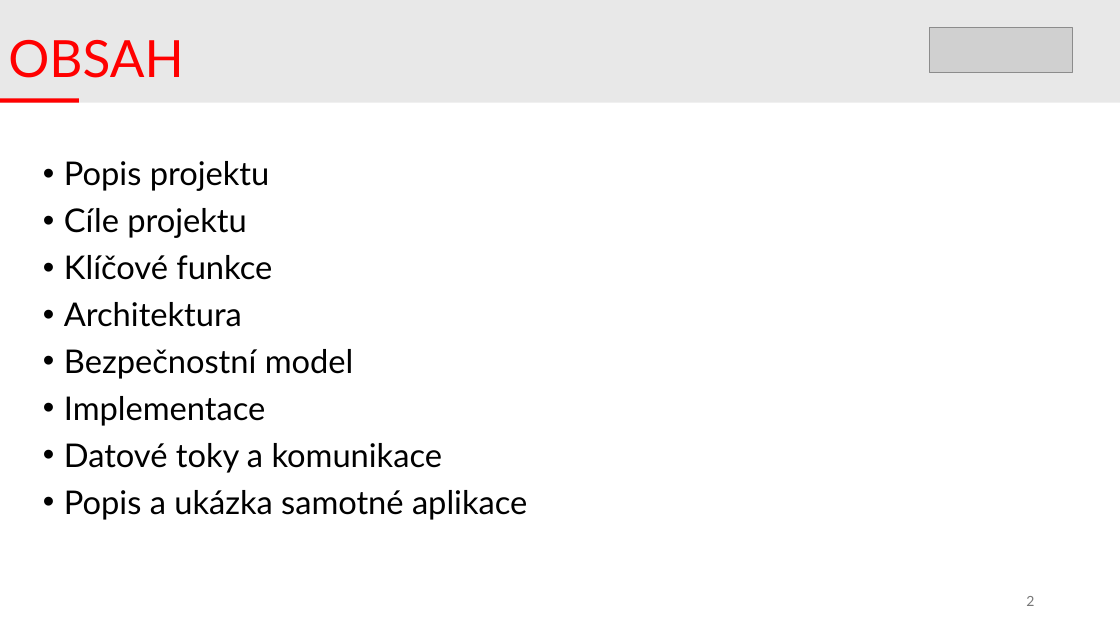
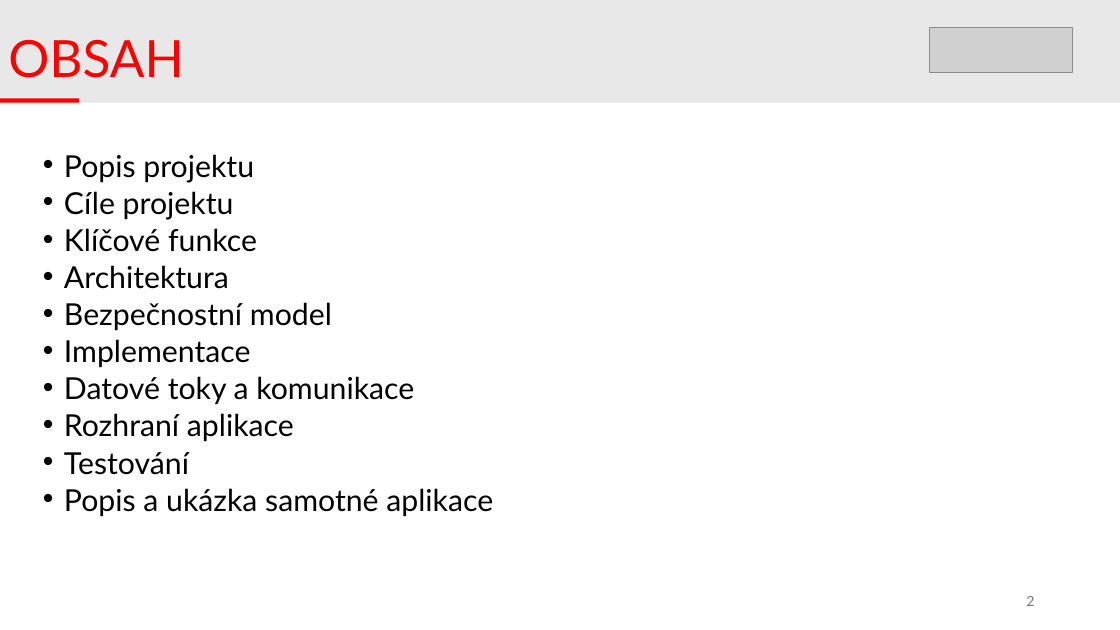
Before and after one commit to DivinityQQ/quantum-resistant-p2p, a slide deck: slide 2 of docs/p2ppost_prezentace.pptx. Drawn at 1120x630 pixels with LibreOffice and Linux fonts; fonts in the diff are those of the drawing; grey boxes stand for pictures. Boxes give left, top, right and bottom in pixels: in the first picture for what was removed or moved away, otherwise in the second. Text is boxed around its words. In the diff, an @@ line names an element or a change of style, - is before the commit and + after.

```diff
--- a/docs/p2ppost_prezentace.pptx
+++ b/docs/p2ppost_prezentace.pptx
@@ text at (x1=64, y1=154, x2=493, y2=516): size 28 to 25.9 pt in "Popis projektu", "Cíle projektu", "Klíčové funkce", "Architektura" and 4 more places; line spacing 0.9 to 0.7 @@
@@ text at (x1=64, y1=413, x2=294, y2=475): paragraphs added @@
+• Rozhraní aplikace
+• Testování
```
Also in this commit, not shown: 1 other slide changed, 3 slides removed.
